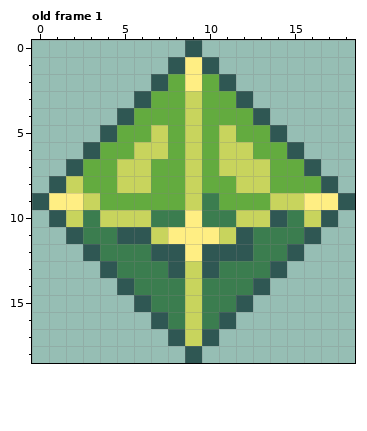
Two states of a pixel-art file, Game Off Game Jam Prototype/Assets/Textures/Keys/Normal_Key.aseprite. The first picture shows the starting point.
19x19 pixels, 1 frame. Shown: old frame 1. The commit also changed other frames, which this record leaves out.
New version:
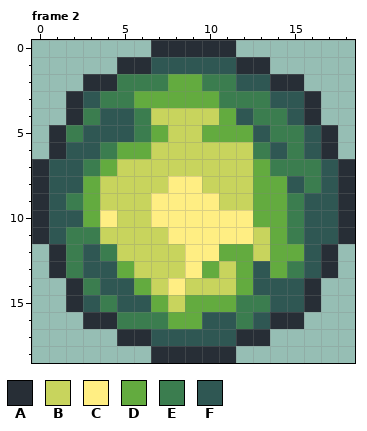
Palette (. is transparent): A #272e36  B #c8d45d  C #ffee83  D #63ab3f  E #3b7d4f  F #2f5753
A new or re-ordered frame is compared with the old frame closest to it.
What changed:
frames 1 -> 4
layer "Layer 1" now hidden
layer "Layer 2" added
Changed rows in their new state; - is an unchanged pixel.
Frame 2 is new; against old frame 1, layer "Layer 2":
first column x 0:
 0 -------AAAAA-------
 1 -----AAF-F-FAA-----
 2 ---AAEEE-DEEFFAA---
 3 --AFEED--D-EEEFFA--
 4 --AEF-EBB-B-FEEFA--
 5 -AEF-FEDB--D-FEEFA-
 6 -AF-E-D-B-B--EFEFA-
 7 AF-E---BB-B--DEEEFA
 8 A-F-B--BCCBB-D-FE-A
 9 AFEDBBBCCCCBB-DEFFA
10 A-FDC--CC-CCCDD-F-A
11 AFE-BBB----CCBD--FA
12 -AE--BBBB-CDDBDDFA-
13 -AEF-DBBBCDBDFDEFA-
14 --AEF-DBC-BBD-FFA--
15 --AFEF-DBDDDEEFFA--
16 ---AAEEEDDF-EFAA---
17 -----AAF-F-FAA-----
18 -------AAAAA-------
Boxes around the changes in both pictures, in picture pixels (x1, y1, x2, y2):
changed: (32, 40, 355, 363)
